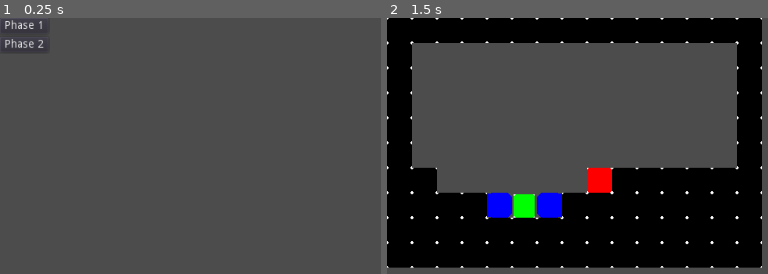
Above: before the commit, frames 1-2 (left to right).
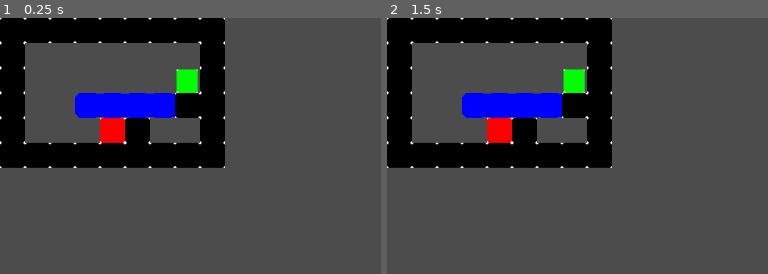
Above: after the commit, the same moments.

Repository: ricardofantin/Fire-n-Ice
Game: Godot game, scene res://Phases/Phase3.tscn
Two runs of this game, one before a commit and one after it. Both use one fixed random seed, a clock stepped at 60 frames per second and the inputs below. Before the commit the project starts from res://Phases/Menu.tscn.
Inputs (mouse positions are in pixels of both pictures, inside the frame that each line leads up to):
- Up to frame 1 (0.25 s): no input
- Up to frame 2 (1.5 s): click (409, 25) at 0.5 s, where only the run before the commit has a clickable "Phase 1"; tap Enter at 1.25 s

The runs differ from the first frame. In frame 1, 22% of the frame differs, in the area x 0-60%, y 0-59%; in frame 2, 54%, in the area x 0-99%, y 0-98%.

Commit message:
Ices can fall when lost contact with terrain
Just made ice have the right format, bug solved in
Phases/TileMap.gd:reduce_ice() .
When an ice just lost contact with a fixed element, it falls. The
tilled element is replaced with a body to move. Most code and a general
case work were made. Just need some specific cases. Most new code is in
Wide_falling_ice.tscn scene.

Diff:
--- a/Phases/Menu.gd
+++ b/Phases/Menu.gd
@@ -9,6 +9,7 @@
 func _ready():
 	get_node("GridContainer/Button").connect("pressed", self, "phase1")
 	get_node("GridContainer/Button2").connect("pressed", self, "phase2")
+	get_node("GridContainer/Button3").connect("pressed", self, "phase3")
 	pass # Replace with function body.
 
 func phase1():
@@ -17,6 +18,9 @@
 func phase2():
 	get_tree().change_scene("res://Phases/Phase2.tscn")
 
+func phase3():
+	get_tree().change_scene("res://Phases/Phase3.tscn")
+
 # Called every frame. 'delta' is the elapsed time since the previous frame.
 #func _process(delta):
 #	pass
--- a/Phases/Menu.tscn
+++ b/Phases/Menu.tscn
@@ -30,3 +30,9 @@
 margin_right = 62.0
 margin_bottom = 44.0
 text = "Phase 2"
+
+[node name="Button3" type="Button" parent="GridContainer"]
+margin_top = 48.0
+margin_right = 62.0
+margin_bottom = 68.0
+text = "Phase3"
--- a/Phases/Phase2.tscn
+++ b/Phases/Phase2.tscn
@@ -10,7 +10,7 @@
 tile_set = ExtResource( 2 )
 cell_size = Vector2( 32, 32 )
 format = 1
-tile_data = PoolIntArray( 0, 0, 0, 1, 0, 0, 2, 0, 0, 3, 0, 0 …(348 unchanged characters)…  0, 0, 458752, 0, 0, 458755, 0, 0, 458761, 5, 0, 458765, 0, 0, 458766, 0, 0, 5242 …(318 unchanged characters)…
+tile_data = PoolIntArray( 0, 0, 0, 1, 0, 0, 2, 0, 0, 3, 0, 0 …(348 unchanged characters)…  0, 0, 458752, 0, 0, 458755, 0, 0, 458762, 5, 0, 458765, 0, 0, 458766, 0, 0, 5242 …(318 unchanged characters)…
 script = ExtResource( 3 )
 
 [node name="player" parent="TileMap" instance=ExtResource( 1 )]
--- /dev/null
+++ b/Phases/Phase3.tscn
@@ -0,0 +1,17 @@
+[gd_scene load_steps=4 format=2]
+
+[ext_resource path="res://Phases/TileMap.gd" type="Script" id=1]
+[ext_resource path="res://Player.tscn" type="PackedScene" id=2]
+[ext_resource path="res://Phases/tileset.tres" type="TileSet" id=3]
+
+[node name="Node2D" type="Node2D"]
+
+[node name="TileMap" type="TileMap" parent="."]
+tile_set = ExtResource( 3 )
+cell_size = Vector2( 32, 32 )
+format = 1
+tile_data = PoolIntArray( 0, 0, 0, 1, 0, 0, 2, 0, 0, 3, 0, 0, 4, 0, 0, 5, 0, 0, 6, 0, 0, 7, 0, 0, 8, 0, 0, 65536, 0, 0, 65544, 0, 0, 131072, 0, 0, 131080, 0, 0, 196608, 0, 0, 196611, 2, 0, 196612, 3, 0, 196613, 3, 0, 196614, 3, 0, 196615, 0, 0, 196616, 0, 0, 262144, 0, 0, 262148, 5, 0, 262149, 0, 0, 262152, 0, 0, 327680, 0, 0, 327681, 0, 0, 327682, 0, 0, 327683, 0, 0, 327684, 0, 0, 327685, 0, 0, 327686, 0, 0, 327687, 0, 0, 327688, 0, 0 )
+script = ExtResource( 1 )
+
+[node name="player" parent="TileMap" instance=ExtResource( 2 )]
+position = Vector2( 240, 81 )
--- a/Phases/TileMap.gd
+++ b/Phases/TileMap.gd
@@ -35,30 +35,72 @@
 func reduce_ice(x, y): # [TODO] change to update
 	# already know it is ice and it can be reduced
 	assert(is_ice(x, y)) # it is ice
-	var left_solid = is_solid(x - 1, y)
-	var right_solid = is_solid(x + 1, y)
 	var ice_type = get_cell(x, y)
-	assert(!(left_solid and right_solid)) # can be reduced
-	if (!left_solid and !right_solid):
-		set_cell(x, y, elements.ICE)
-	elif (right_solid):
-		set_cell(x, y, elements.ICE_LEFT)
-	else: # left_solid
-		set_cell(x, y, elements.ICE_RIGHT)
+	match ice_type:
+		elements.ICE:
+			# do not update
+			pass
+		elements.ICE_LEFT:
+			if (! is_solid( x + 1, y) ):
+				set_cell(x, y, elements.ICE)
+		elements.ICE_RIGHT:
+			if (! is_solid( x - 1, y) ):
+				set_cell(x, y, elements.ICE)
+		elements.ICE_MIDDLE:
+			if ( is_solid( x - 1, y) ):
+				set_cell(x, y, elements.ICE_RIGHT)
+			else:
+				set_cell(x, y, elements.ICE_LEFT)
 
 #private
-func create_ice(x, y):
-	pass
+#func create_ice(x, y):
+#	pass
+
+func is_ice_floating(x, y):
+	# is an left or an right edge?
+	var check_direction
+	if is_ice(x-1, y):
+		check_direction = -1
+	else:
+		check_direction = 1
+	# go until do not find ice
+	var x_end = x + check_direction
+	while is_ice(x_end, y):
+		x_end += check_direction
+	if is_solid(x_end, y):
+		return false
+	return true
 
 # create or destroy ice in v
 func create_destroy_ice(x, y):
 	if (is_ice(x, y)):
 		# destroy ice
 		set_cell(x, y, elements.EMPTY)
+		# check if some ice should fall
 		if (is_ice(x - 1, y)):
 			reduce_ice(x - 1, y)
+			var x_end = x - 2
+			while is_ice(x_end, y):
+				x_end -= 1
+			if get_cell(x_end + 1, y) == elements.ICE_LEFT:
+				# ice should fall
+				for i in range(x_end, x):
+					set_cell(i, y, elements.EMPTY)
+				var wide_ice = load("res://Wide_falling_ice.tscn").instance()
+				var width = abs(x_end + 1 - x)
+				wide_ice.init(width)
+				add_child(wide_ice)
+				wide_ice.set_position(32*Vector2(x_end + 1, y) + Vector2(16, 16))
 		if (is_ice(x + 1, y)):
 			reduce_ice(x + 1, y)
+			var x_end = x + 2
+			while is_ice(x_end, y):
+				x_end += 1
+			if get_cell(x_end - 1, y) == elements.ICE_RIGHT:
+				# [TODO] should fall
+				pass
+			#if is_ice_floating(x + 1, y):
+			#	pass # [TODO]
 	else:
 		# create ice
 		var left = is_solid(x - 1, y)
@@ -80,7 +122,7 @@
 			if (get_cell(x + 1, y) == elements.ICE_LEFT):
 				set_cell(x + 1, y, elements.ICE_MIDDLE)
 			else:# is alone ice
-				set_cell(x + 1, y, elements.ICE_LEFT)
+				set_cell(x + 1, y, elements.ICE_RIGHT)
 
 func create_destroy_icev(v):
 	return create_destroy_ice(v.x, v.y)
--- a/Player.tscn
+++ b/Player.tscn
@@ -40,7 +40,7 @@
 	p.y = int(p.y/32)
 	return p
 
-func _physics_process(delta):
+func _physics_process(_delta):
 	if ( is_on_floor() and can_control == true): # is on floor, can move and etc
 		if ( can_create_ice and Input.is_action_pressed(\"ui_down\") ):
 			var pos_foward_bellow = get_tiled_position() + face_direction*Vector2(1, 0) + Vector2(0, 1)
@@ -54,7 +54,7 @@
 		elif ( Input.is_action_pressed(\"ui_left\") ):
 			face_direction = -1
 			var v = Vector2(-32 * 5, 0)
-			move_and_slide(v, NORMAL)
+			var _unused = move_and_slide(v, NORMAL)
 			var p = get_tiled_position()
 			var x = p.x
 			var y = p.y
@@ -76,7 +76,7 @@
 		elif ( Input.is_action_pressed(\"ui_right\") ):
 			face_direction = 1
 			var v = Vector2(+32 * 5, 0)
-			move_and_slide(v, NORMAL)
+			var _unused = move_and_slide(v, NORMAL)
 			var p = get_tiled_position()
 			var x = p.x
 			var y = p.y
--- /dev/null
+++ b/Wide_falling_ice.tscn
@@ -0,0 +1,19 @@
+[gd_scene load_steps=7 format=2]
+
+[ext_resource path="res://wide_falling_ice.gd" type="Script" id=1]
+[ext_resource path="res://ice.png" type="Texture" id=2]
+[ext_resource path="res://ice_right.png" type="Texture" id=3]
+[ext_resource path="res://ice_middle.png" type="Texture" id=4]
+[ext_resource path="res://ice_left.png" type="Texture" id=5]
+
+[sub_resource type="RectangleShape2D" id=1]
+
+[node name="KinematicBody2D" type="KinematicBody2D"]
+script = ExtResource( 1 )
+tex_left = ExtResource( 5 )
+tex_right = ExtResource( 3 )
+tex_middle = ExtResource( 4 )
+tex_alone = ExtResource( 2 )
+
+[node name="CollisionShape2D" type="CollisionShape2D" parent="."]
+shape = SubResource( 1 )
--- a/ice.gd
+++ b/ice.gd
@@ -13,6 +13,10 @@
 	direction = sliding_direction
 
 func _physics_process(delta):
+	# 0 ice start faling
+	# 1 move until it wall or end floor
+	# 2 fall
+	# 3 (it wall in 1) if fire remove fire and ice, if wall stop
 	match(life_cicle):
 		0:
 			move_and_slide(Vector2(0, 32*5), Vector2(0, -1))
@@ -33,7 +37,8 @@
 			var pos = get_position()
 			pos.x = int(pos.x/32) + direction
 			pos.y = int(pos.y/32)
-			if ( tilemap.get_cellv(pos) == 2 ): # 2 is Fire
+			if ( tilemap.get_cellv(pos) == tilemap.elements.FIRE ): # 2 is Fire
+			#if ( tilemap.is_icev(pos) ):
 				tilemap.set_cellv(pos, -1)
 				get_tree().change_scene("res://Phases/Menu.tscn")
 #				tilemap.remove_child(self)
--- a/project.godot
+++ b/project.godot
@@ -16,7 +16,7 @@
 [application]
 
 config/name="Fire N Ice"
-run/main_scene="res://Phases/Menu.tscn"
+run/main_scene="res://Phases/Phase3.tscn"
 config/icon="res://icon.png"
 
 [input]
--- /dev/null
+++ b/wide_falling_ice.gd
@@ -0,0 +1,84 @@
+extends KinematicBody2D
+
+var width
+
+export(Texture) var tex_left
+export(Texture) var tex_right
+export(Texture) var tex_middle
+export(Texture) var tex_alone
+
+func _init():
+	pass
+
+func init(width):
+	self.width = width
+	# modify CollisionShape size
+	var collision = get_child(0)
+	collision.set_position(Vector2(16*width - 16, 0))
+	var shape = collision.get_shape()
+	shape.set_extents(Vector2(15*width, 16))
+	# create all sprites
+	if ( width == 1 ):
+		var ice = Sprite.new()
+		ice.set_texture(tex_alone)
+		self.add_child(ice)
+		ice.set_position(Vector2(0, 0))
+	else:
+		var ice_left = Sprite.new()
+		ice_left.set_texture(tex_left)
+		self.add_child(ice_left)
+		ice_left.set_position(Vector2(0, 0))
+		var ice_right = Sprite.new()
+		ice_right.set_texture(tex_right)
+		self.add_child(ice_right)
+		ice_right.set_position(Vector2(32*(width-1), 0))
+		for i in range(1,width-1):
+			var ice = Sprite.new()
+			ice.set_texture(tex_middle)
+			self.add_child(ice)
+			ice.set_position(Vector2(32*(i), 0))
+
+func _physics_process(_delta):
+	var __ = move_and_slide(Vector2(0, 32*5), Vector2(0, -1))
+	if ( is_on_floor() ):
+		# verify in what it collided. Was solid? If not, was fire?
+		var my_x = int(get_position().x/32)
+		var my_y = int(get_position().y/32)
+		width = width
+		var tilemap = self.get_parent()
+		for i in range(my_x, my_x + width):
+			if tilemap.is_solid(i, my_y + 1):
+				if width == 1:
+					tilemap.set_cell(i, my_y, tilemap.elements.ICE)
+					tilemap.remove_child(self)
+				else:
+					tilemap.set_cell(my_x, my_y, tilemap.elements.ICE_LEFT)
+					tilemap.set_cell(my_x + width - 1, my_y, tilemap.elements.ICE_RIGHT)
+					for j in range(my_x + 1, my_x + width - 1):
+						tilemap.set_cell(j, my_y, tilemap.elements.ICE_MIDDLE)
+					tilemap.remove_child(self)
+				return
+		# check if fire
+		for i in range(my_x, my_x + width):
+			if tilemap.get_cell(i, my_y + 1) == tilemap.elements.FIRE:
+				# create two wide_falling_ice
+				if i > my_x:
+					# first ice
+					var wide_ice = load("res://Wide_falling_ice.tscn").instance()
+					var width = abs(i - my_x)
+					wide_ice.init(width)
+					tilemap.add_child(wide_ice)
+					wide_ice.set_position(32*Vector2(my_x, my_y) + Vector2(16, 48))
+				if i < my_x + width - 1:
+					# second ice
+					var wide_ice = load("res://Wide_falling_ice.tscn").instance()
+					var width = abs(my_x + width - i - 2)
+					wide_ice.init(width)
+					tilemap.add_child(wide_ice)
+					wide_ice.set_position(32*Vector2(i + 1, my_y) + Vector2(16, 16))
+				tilemap.set_cell(i, my_y + 1, tilemap.elements.EMPTY)
+				tilemap.remove_child(self)
+				if tilemap.is_win():
+					print( "Win" )
+				return
+		assert( false ) # always should touch a solid or a fire
